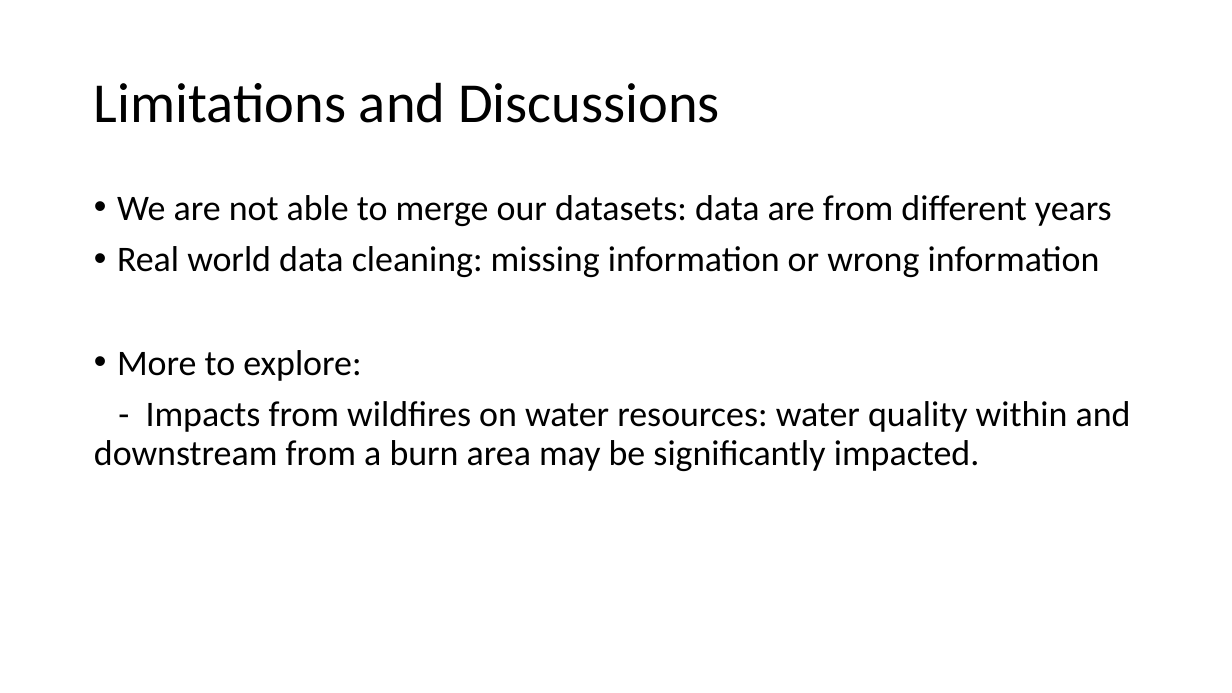
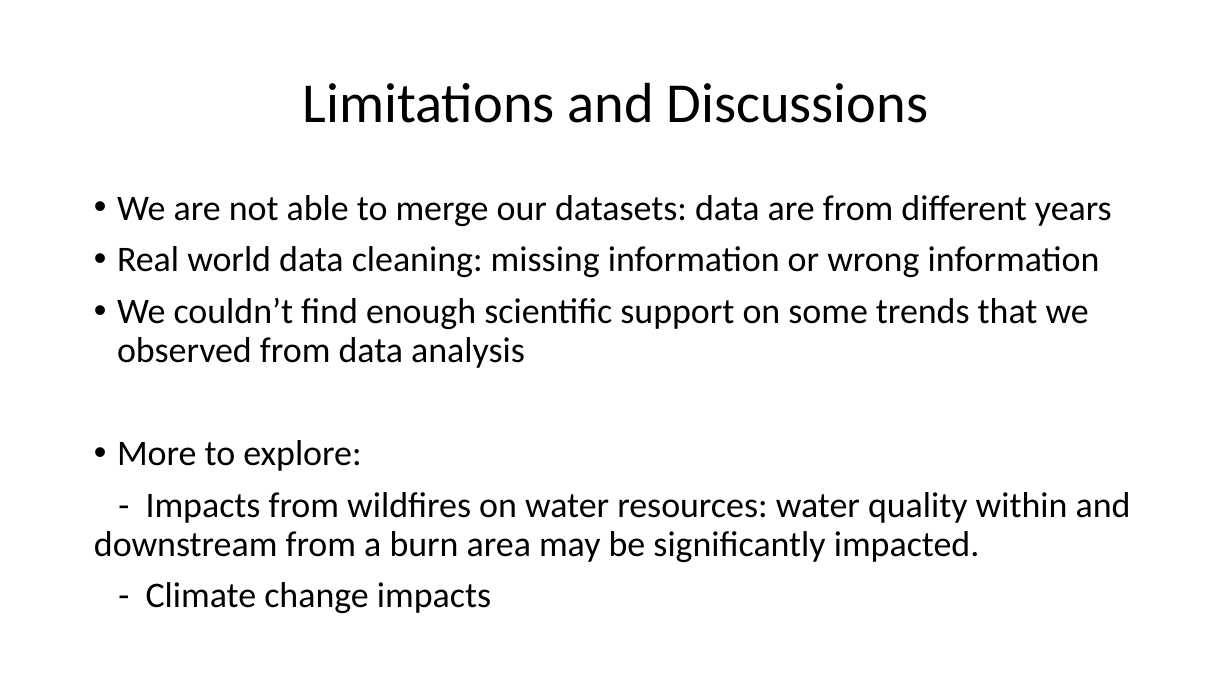
Before and after one commit to susanwxia/ProjectOne, a slide deck: slide 12 of PPT/project01_wanxia.pptx (slide 23 before the commit). Drawn at 1232x693 pixels with LibreOffice and Linux fonts; fonts in the diff are those of the drawing; background and template pictures are left out. Boxes give left, top, right and bottom in pixels: in the first picture for what was removed or moved away, otherwise in the second. Text is boxed around its words. In the diff, an @@ line names an element or a change of style, - is before the commit and + after.

```diff
--- a/PPT/project01_wanxia.pptx
+++ b/PPT/project01_wanxia.pptx
@@ title "Limitations and Discussions" at (302,82,929,123): alignment left to centre @@
@@ text at (117,298,1089,368): paragraph added @@
+• We couldn’t find enough scientific support on some trends that we observed from data analysis
@@ text at (146,582,491,613): paragraph added @@
+- Climate change impacts
```
Also in this commit, not shown: 2 other slides changed, 6 slides added, 17 slides removed.
